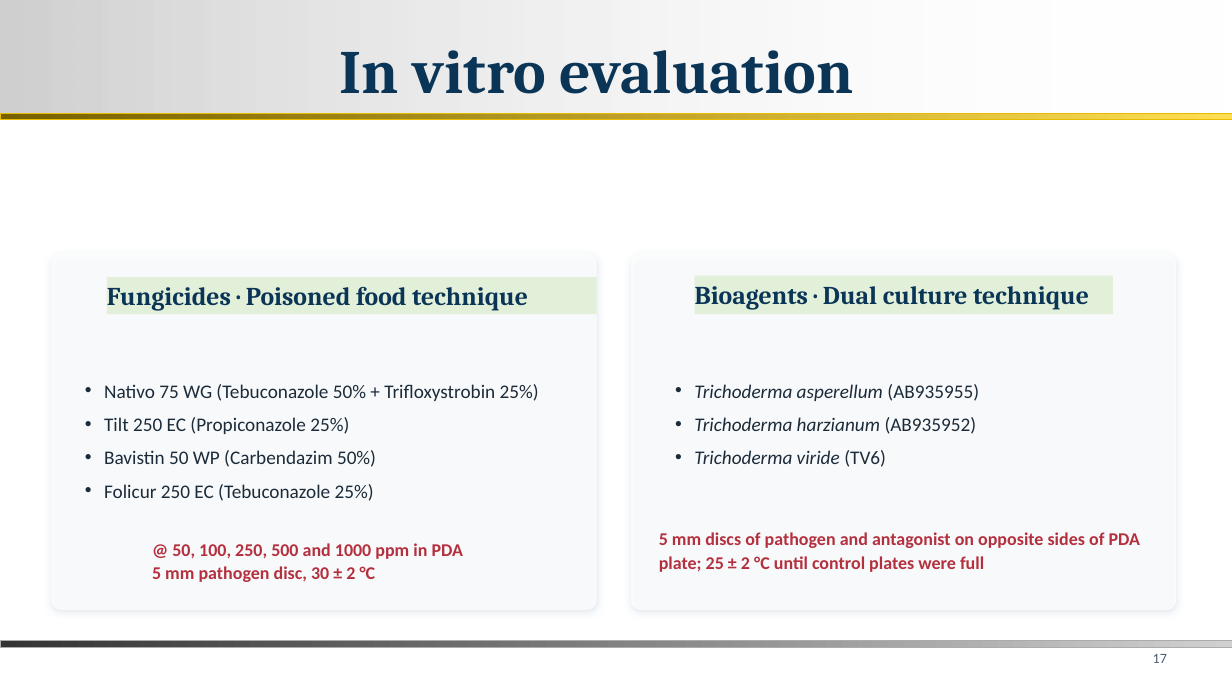
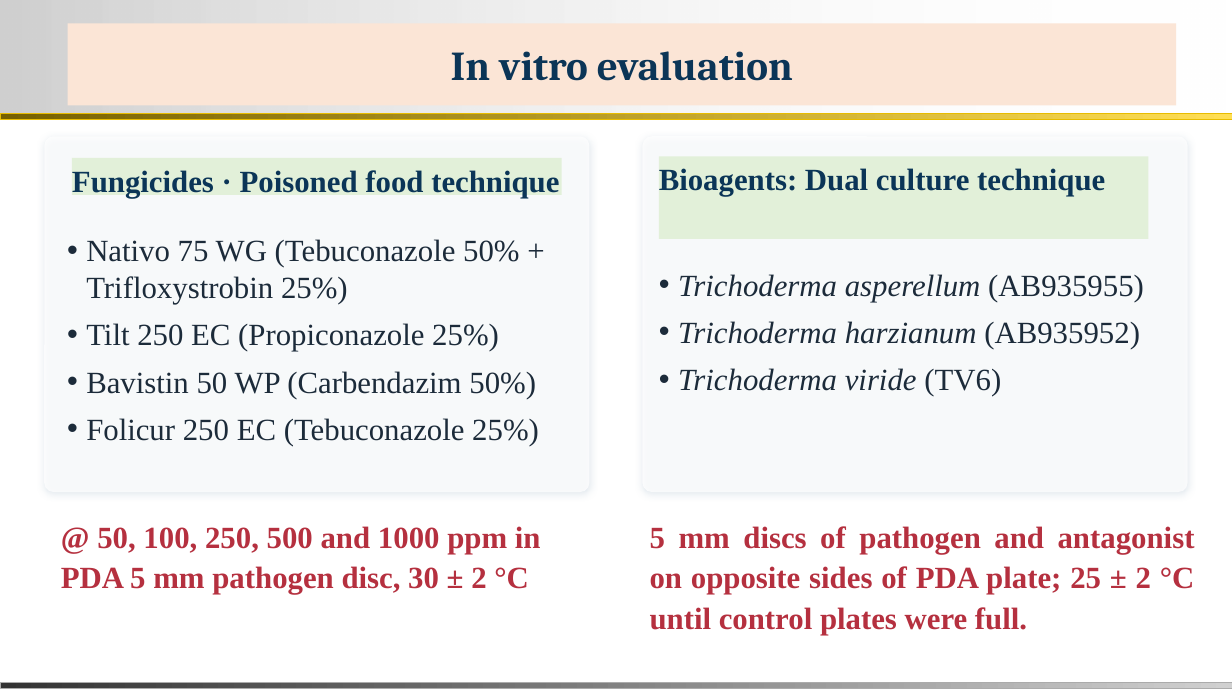
Before and after one commit to bipro-b/nm-documenents, a slide deck: slide 16 of docs/Nisha_MS_Thesis_Defence.pptx (slide 17 before the commit). Drawn at 1232x693 pixels with LibreOffice and Linux fonts; fonts in the diff are those of the drawing; background and template pictures are left out. Boxes give left, top, right and bottom in pixels: in the first picture for what was removed or moved away, otherwise in the second. Text is boxed around its words. In the diff, an @@ line names an element or a change of style, - is before the commit and + after.

```diff
--- a/docs/Nisha_MS_Thesis_Defence.pptx
+++ b/docs/Nisha_MS_Thesis_Defence.pptx
@@ title "In vitro evaluation": place and size @@
-title "In vitro evaluation" at (340,50,853,94)
+title "In vitro evaluation" at (67,23,1177,105)
@@ title "In vitro evaluation" at (67,23,1177,105): size 48 to 32 pt; fill none to #FBE5D6 @@
@@ rounded rectangle: place and size @@
-rounded rectangle at (52,254,597,610)
+rounded rectangle at (44,137,590,493)
@@ rounded rectangle: place and size @@
-rounded rectangle at (631,254,1177,610)
+rounded rectangle at (642,136,1188,492)
@@ rectangle "Fungicides · Poisoned food technique": place and size @@
-rectangle "Fungicides · Poisoned food technique" at (107,277,597,314)
+rectangle "Fungicides · Poisoned food technique" at (72,158,562,195)
@@ rectangle "Fungicides · Poisoned food technique" at (72,158,562,195): size 20 to 24 pt, font Cambria to Times New Roman @@
@@ text in rectangle at (659,168,1105,196): text changed; size 20 to 24 pt; font Cambria to Times New Roman @@
-Bioagents · Dual culture technique
+Bioagents: Dual culture technique
@@ rectangle "Bioagents: Dual culture technique": place and size @@
-rectangle "Bioagents: Dual culture technique" at (695,275,1114,314)
+rectangle "Bioagents: Dual culture technique" at (659,156,1149,238)
@@ text "Nativo 75 WG (Tebuconazole 50% ..." at (86,239,539,446): size 15 to 24 pt, font Calibri to Times New Roman @@
@@ text "Nativo 75 WG (Tebuconazole 50% ...": place and size @@
-text "Nativo 75 WG (Tebuconazole 50% ..." at (104,384,539,501)
+text "Nativo 75 WG (Tebuconazole 50% ..." at (86,239,539,446)
@@ text "Trichoderma asperellum (AB935955)": place and size @@
-text "Trichoderma asperellum (AB935955)" at (694,384,979,467)
+text "Trichoderma asperellum (AB935955)" at (678,274,1144,391)
@@ text "Trichoderma asperellum (AB935955)" at (678,274,1144,391): size 15 to 24 pt, font Calibri to Times New Roman @@
@@ text at (61,526,541,594): text changed; size 14 to 24 pt; font Calibri to Times New Roman @@
-@ 50, 100, 250, 500 and 1000 ppm in PDA
-5 mm pathogen disc, 30 ± 2 °C
+@ 50, 100, 250, 500 and 1000 ppm in PDA 5 mm pathogen disc, 30 ± 2 °C
@@ text at (650,526,1195,635): text changed; size 14 to 24 pt; font Calibri to Times New Roman @@
-5 mm discs of pathogen and antagonist on opposite sides of PDA plate; 25 ± 2 °C until control plates were full
+5 mm discs of pathogen and antagonist on opposite sides of PDA plate; 25 ± 2 °C until control plates were full.
@@ page number removed at (1153,654,1167,663) @@
-17
@@ rectangle: place and size @@
-rectangle at (0,640,1232,647)
+rectangle at (0,682,1232,689)
```
Also in this commit, not shown: 31 other slides changed, 3 slides removed, 2 other files.
